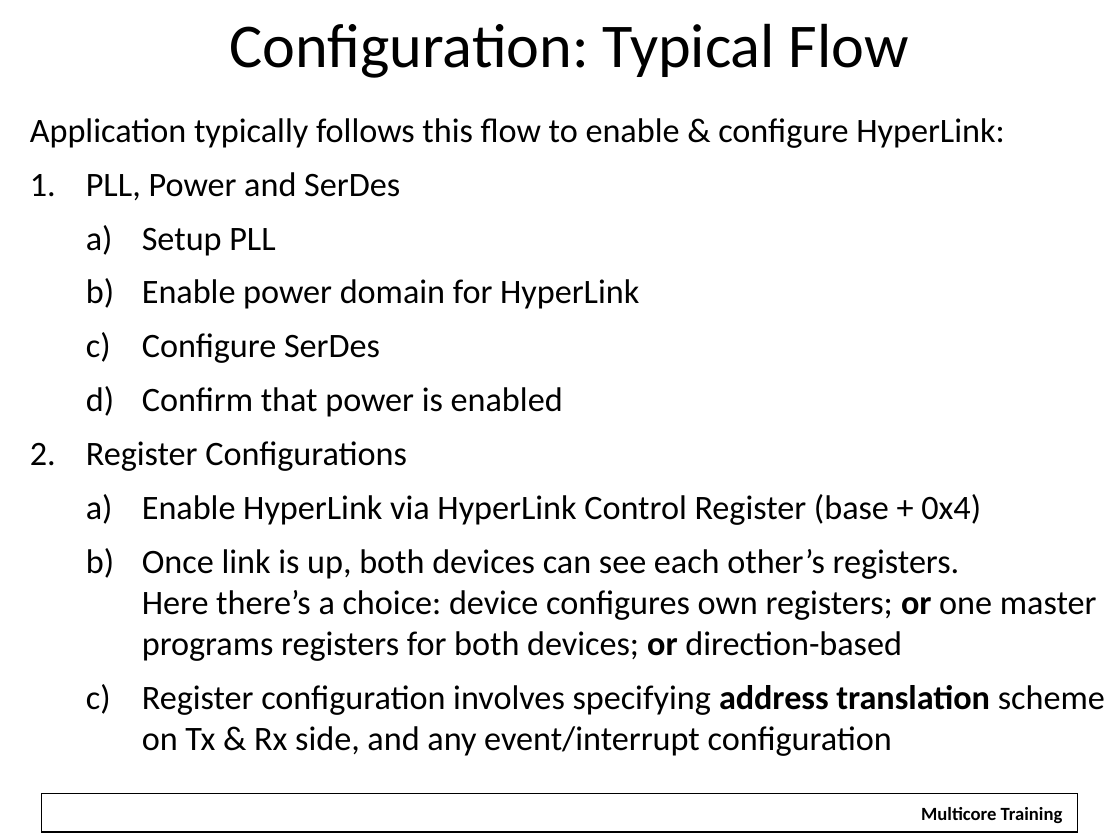
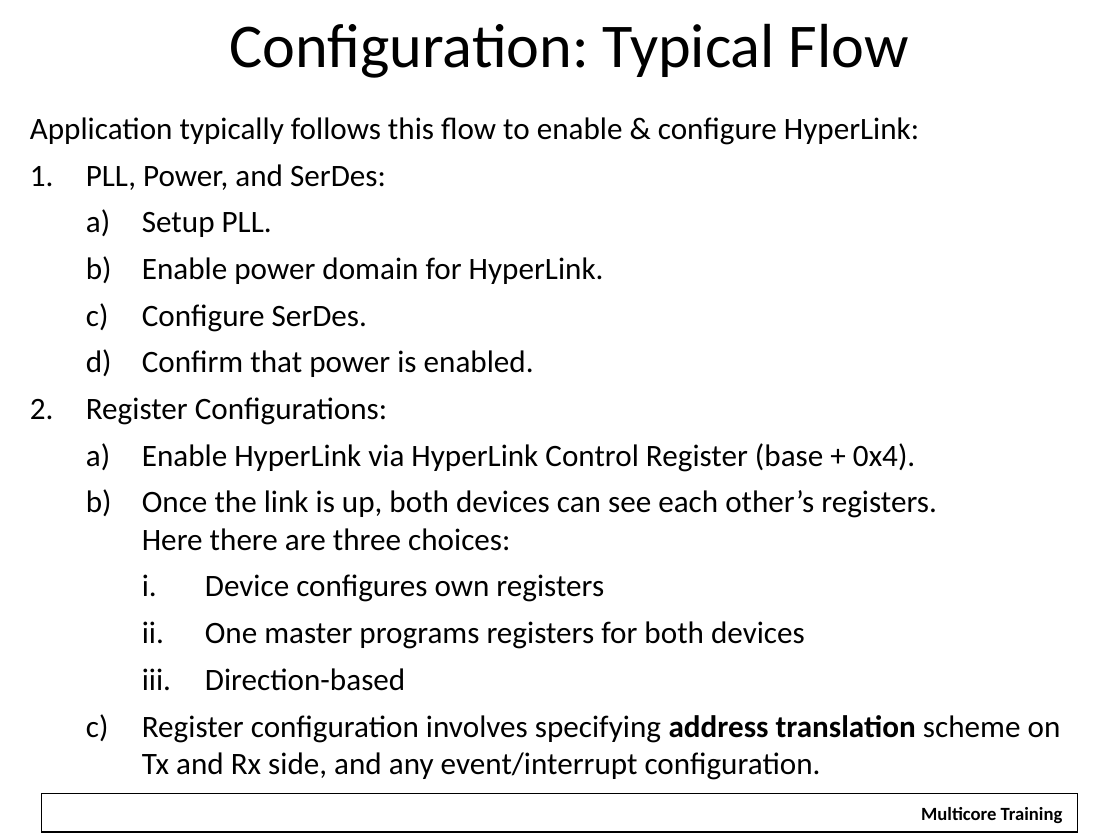
Before and after one commit to hari1989/keystone-workshop, a slide deck: slide 47 of preliminary/Working/presentations/Intro to Hyperlink.pptx (slide 46 before the commit). Drawn at 1120x840 pixels with LibreOffice and Linux fonts; fonts in the diff are those of the drawing; background and template pictures are left out. Boxes give left, top, right and bottom in pixels: in the first picture for what was removed or moved away, otherwise in the second. Text is boxed around its words. In the diff, an @@ line names an element or a change of style, - is before the commit and + after.

```diff
--- a/preliminary/Working/presentations/Intro to Hyperlink.pptx
+++ b/preliminary/Working/presentations/Intro to Hyperlink.pptx
@@ text at (30,117,919,145): size 22 to 20 pt in "Application typically follows this flow to enable ..."; less space between paragraphs @@
@@ text at (86,164,1061,780): text changed; size 22 to 20 pt @@
-1. PLL, Power and SerDes
-  a) Setup PLL
-  b) Enable power domain for HyperLink
-  c) Configure SerDes
-  d) Confirm that power is enabled
-2. Register Configurations
-  a) Enable HyperLink via HyperLink Control Register (base + 0x4)
-  b) Once link is up, both devices can see each other’s registers.
-     Here there’s a choice: device configures own registers; or one master programs registers for both devices; or direction-based
-  c) Register configuration involves specifying address translation scheme on Tx & Rx side, and any event/interrupt configuration
+1. PLL, Power, and SerDes:
+  a) Setup PLL.
+  b) Enable power domain for HyperLink.
+  c) Configure SerDes.
+  d) Confirm that power is enabled.
+2. Register Configurations:
+  a) Enable HyperLink via HyperLink Control Register (base + 0x4).
+  b) Once the link is up, both devices can see each other’s registers.
+     Here there are three choices:
+    i. Device configures own registers
+    ii. One master programs registers for both devices
+    iii. Direction-based
+  c) Register configuration involves specifying address translation scheme on
+     Tx and Rx side, and any event/interrupt configuration.
```
Also in this commit, not shown: 41 other slides changed, 1 slide added.
